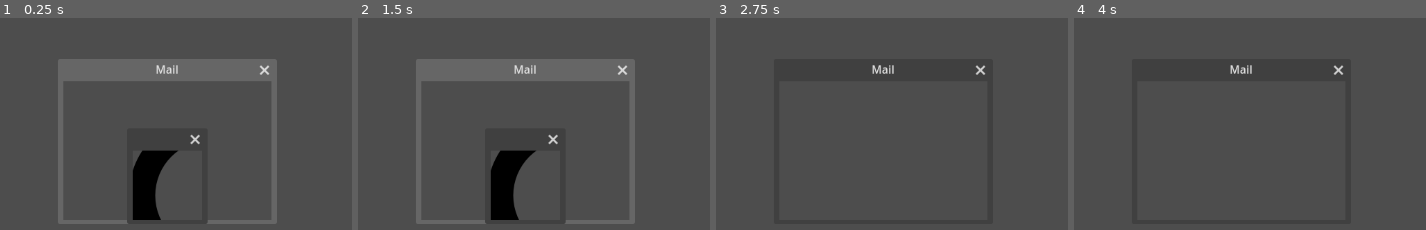
Above: before the commit, frames 1-4 (left to right).
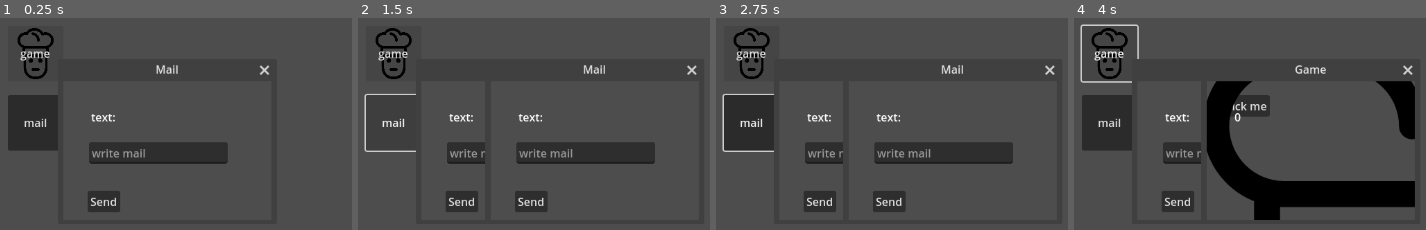
Above: after the commit, the same moments.

Repository: BoneSheep/patch-notes-jam
Game: Godot game, scene res://desktop.tscn
The game is run twice, just before and just after one commit, with the same random seed, the same clock (stepped at 60 frames per second) and the same inputs.
Inputs (mouse positions are in pixels of both pictures, inside the frame that each line leads up to):
- Up to frame 1 (0.25 s): no input
- Up to frame 2 (1.5 s): click (393, 54) at 0.5 s, where only the run after the commit has a clickable "game"; click (393, 121) at 1.25 s, where only the run after the commit has a clickable "mail"
- Up to frame 3 (2.75 s): click (888, 104) at 2 s, where only the run after the commit has a clickable "click me"
- Up to frame 4 (4 s): click (1246, 202) at 2.75 s, where only the run after the commit has a clickable "Send"; click (1109, 54) at 3.5 s, where only the run after the commit has a clickable "game"

The runs differ from the first frame. In frame 1, 19% of the frame differs, in the area x 2-79%, y 4-98%; in frame 2, 19%; in frame 3, 12%; in frame 4, 21%, in the area x 1-97%, y 2-96%.

Commit message:
desktop app prefab

Diff:
--- /dev/null
+++ b/UI/app/app_button.tscn
@@ -0,0 +1,25 @@
+[gd_scene load_steps=2 format=3 uid="uid://bc05bcrqxhvvb"]
+
+[ext_resource type="Script" uid="uid://bh7qtk64ueyb7" path="res://scripts/app_button.gd" id="1_2xg8h"]
+
+[node name="AppButton" type="Button"]
+custom_minimum_size = Vector2(80, 80)
+anchors_preset = 15
+anchor_right = 1.0
+anchor_bottom = 1.0
+grow_horizontal = 2
+grow_vertical = 2
+size_flags_horizontal = 3
+size_flags_vertical = 3
+script = ExtResource("1_2xg8h")
+
+[node name="Panel" type="Panel" parent="."]
+modulate = Color(1, 1, 1, 0.258824)
+z_index = -1
+layout_mode = 1
+anchors_preset = 15
+anchor_right = 1.0
+anchor_bottom = 1.0
+grow_horizontal = 2
+grow_vertical = 2
+mouse_filter = 1
--- a/UI/gameClient/game_window.tscn
+++ b/UI/gameClient/game_window.tscn
@@ -1,6 +1,7 @@
-[gd_scene load_steps=2 format=3 uid="uid://ccsxfofyyy452"]
+[gd_scene load_steps=3 format=3 uid="uid://ccsxfofyyy452"]
 
 [ext_resource type="Script" uid="uid://cghscdftgyy2p" path="res://scripts/game_window.gd" id="1_r6oxh"]
+[ext_resource type="Script" uid="uid://bibivbh518klm" path="res://scripts/test_script_for_viewport.gd" id="2_8sw0n"]
 
 [node name="GameWindow" type="Window"]
 position = Vector2i(200, 200)
@@ -13,3 +14,20 @@
 [node name="SubViewport" type="SubViewport" parent="SubViewportContainer"]
 handle_input_locally = false
 render_target_update_mode = 4
+
+[node name="Button" type="Button" parent="SubViewportContainer/SubViewport"]
+offset_left = 20.0
+offset_top = 20.0
+offset_right = 91.0
+offset_bottom = 51.0
+text = "click me"
+script = ExtResource("2_8sw0n")
+
+[node name="Label" type="Label" parent="SubViewportContainer/SubViewport"]
+offset_left = 40.0
+offset_top = 40.0
+offset_right = 80.0
+offset_bottom = 63.0
+text = "0"
+
+[connection signal="pressed" from="SubViewportContainer/SubViewport/Button" to="SubViewportContainer/SubViewport/Button" method="_on_pressed"]
--- /dev/null
+++ b/UI/mailClient/button.gd
@@ -0,0 +1,7 @@
+extends Button
+
+@onready var text_edit: LineEdit = $"../TextEdit"
+
+# TODO
+func _on_pressed() -> void:
+	text_edit.text = ""
--- a/UI/mailClient/mail_window.tscn
+++ b/UI/mailClient/mail_window.tscn
@@ -1,9 +1,44 @@
-[gd_scene load_steps=2 format=3 uid="uid://cjo82jjgns1aa"]
+[gd_scene load_steps=3 format=3 uid="uid://cjo82jjgns1aa"]
 
 [ext_resource type="Script" uid="uid://bexo5wnywhu36" path="res://scripts/mail_window.gd" id="1_rvd7j"]
+[ext_resource type="Script" uid="uid://clr48cbrqege8" path="res://UI/mailClient/button.gd" id="2_eb2cd"]
 
 [node name="MailWindow" type="Window"]
 title = "Mail"
 position = Vector2i(100, 100)
 size = Vector2i(300, 200)
 script = ExtResource("1_rvd7j")
+
+[node name="SubViewportContainer" type="SubViewportContainer" parent="."]
+offset_right = 40.0
+offset_bottom = 40.0
+
+[node name="SubViewport" type="SubViewport" parent="SubViewportContainer"]
+handle_input_locally = false
+render_target_update_mode = 4
+
+[node name="Label" type="Label" parent="SubViewportContainer/SubViewport"]
+offset_left = 40.0
+offset_top = 40.0
+offset_right = 80.0
+offset_bottom = 63.0
+text = "text:"
+
+[node name="Button" type="Button" parent="SubViewportContainer/SubViewport"]
+offset_left = 35.0
+offset_top = 158.0
+offset_right = 82.0
+offset_bottom = 189.0
+text = "Send"
+script = ExtResource("2_eb2cd")
+
+[node name="TextEdit" type="LineEdit" parent="SubViewportContainer/SubViewport"]
+custom_minimum_size = Vector2(200, 10)
+offset_left = 37.0
+offset_top = 88.0
+offset_right = 105.563
+offset_bottom = 119.0
+placeholder_text = "write mail
+"
+
+[connection signal="pressed" from="SubViewportContainer/SubViewport/Button" to="SubViewportContainer/SubViewport/Button" method="_on_pressed"]
--- a/desktop.tscn
+++ b/desktop.tscn
@@ -1,6 +1,12 @@
-[gd_scene load_steps=2 format=3 uid="uid://cnbtjtgn6q7g1"]
+[gd_scene load_steps=6 format=3 uid="uid://cnbtjtgn6q7g1"]
 
 [ext_resource type="Script" uid="uid://dwqsga26c7ie6" path="res://scripts/desktop.gd" id="1_my12u"]
+[ext_resource type="PackedScene" uid="uid://bc05bcrqxhvvb" path="res://UI/app/app_button.tscn" id="2_x0l4i"]
+[ext_resource type="Texture2D" uid="uid://cvqydpcsjeajn" path="res://svgs/chef-man-cap-svgrepo-com.svg" id="3_uh226"]
+[ext_resource type="PackedScene" uid="uid://cjo82jjgns1aa" path="res://UI/mailClient/mail_window.tscn" id="4_qcmjx"]
+
+[sub_resource type="StyleBoxTexture" id="StyleBoxTexture_qcmjx"]
+texture = ExtResource("3_uh226")
 
 [node name="Desktop" type="Control"]
 layout_mode = 3
@@ -12,11 +18,26 @@
 script = ExtResource("1_my12u")
 
 [node name="GridContainer" type="GridContainer" parent="."]
+custom_minimum_size = Vector2(80, 80)
 layout_mode = 0
 offset_left = 20.0
 offset_top = 20.0
 offset_right = 60.0
 offset_bottom = 60.0
+theme_override_constants/h_separation = 20
+theme_override_constants/v_separation = 20
+
+[node name="AppButton" parent="GridContainer" instance=ExtResource("2_x0l4i")]
+layout_mode = 2
+theme_override_styles/hover = SubResource("StyleBoxTexture_qcmjx")
+theme_override_styles/normal = SubResource("StyleBoxTexture_qcmjx")
+text = "game"
+
+[node name="AppButton2" parent="GridContainer" instance=ExtResource("2_x0l4i")]
+layout_mode = 2
+text = "mail"
+app_title = "Mail"
+WINDOW = ExtResource("4_qcmjx")
 
 [node name="WindowLayer" type="Control" parent="."]
 anchors_preset = 0
--- /dev/null
+++ b/scripts/app_button.gd
@@ -0,0 +1,11 @@
+extends Button
+
+@export var app_title := "Game"
+@export var WINDOW = preload("res://UI/gameClient/game_window.tscn")
+
+func _pressed():
+	var win := WINDOW.instantiate()
+	win.title = app_title
+	win.size = Vector2i(300, 200)
+	win.position = Vector2i(200, 100)
+	get_tree().root.get_node("Desktop/WindowLayer").add_child(win)
--- a/scripts/desktop.gd
+++ b/scripts/desktop.gd
@@ -5,6 +5,4 @@
 
 func _ready():
 	var mail = MAIL_WINDOW.instantiate()
-	var game = GAME_WINDOW.instantiate()
 	add_child(mail)
-	add_child(game)
--- /dev/null
+++ b/scripts/test_script_for_viewport.gd
@@ -0,0 +1,9 @@
+extends Button
+
+@onready var label: Label = $"../Label"
+
+func _on_pressed() -> void:
+	# Convert the label text to int, add 1
+	var number = int(label.text) + 1
+	# Update the label text
+	label.text = str(number)
Not shown, added: UI/mailClient/button.gd.uid
Not shown, added: scripts/app_button.gd.uid
Not shown, added: scripts/test_script_for_viewport.gd.uid
